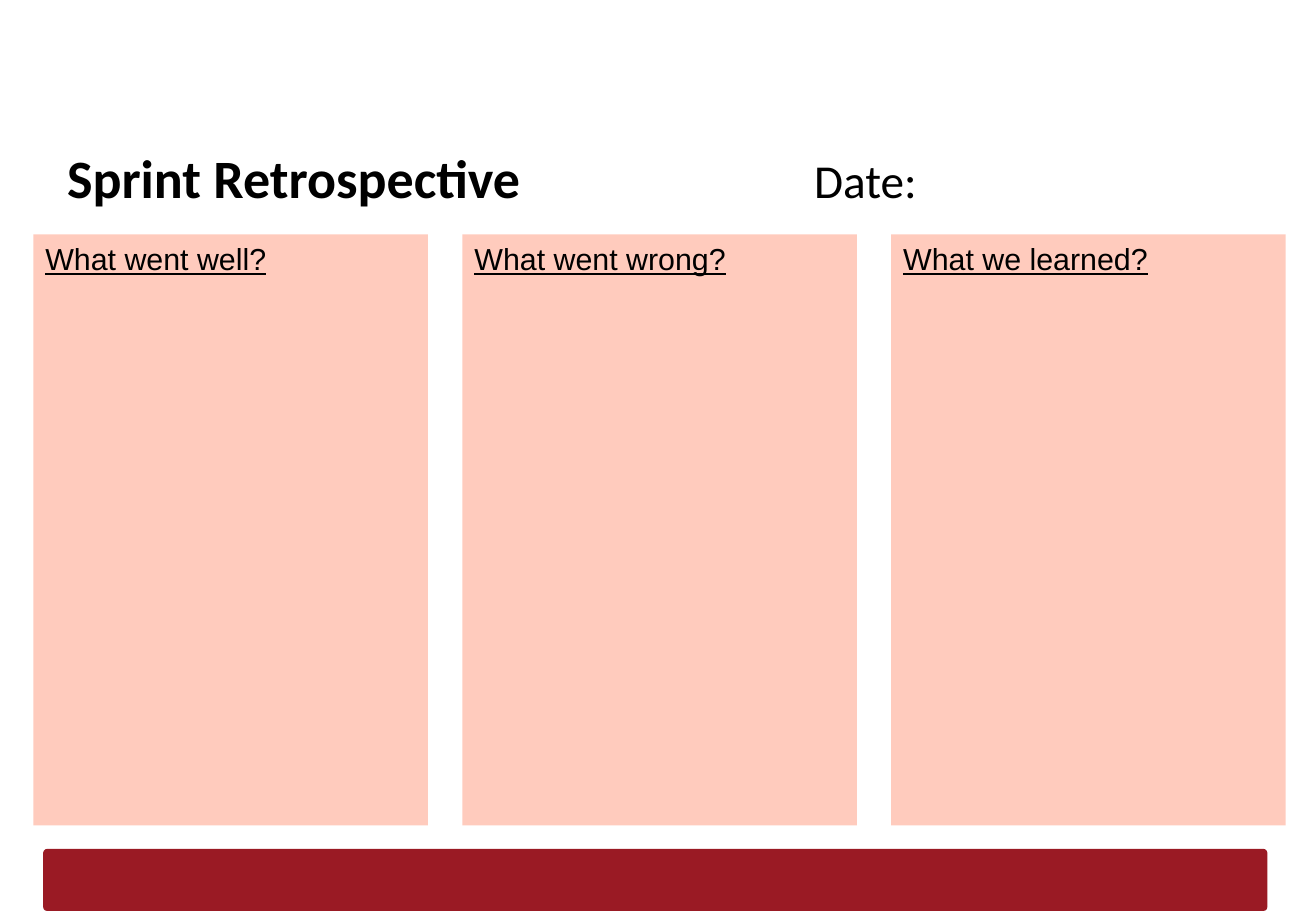
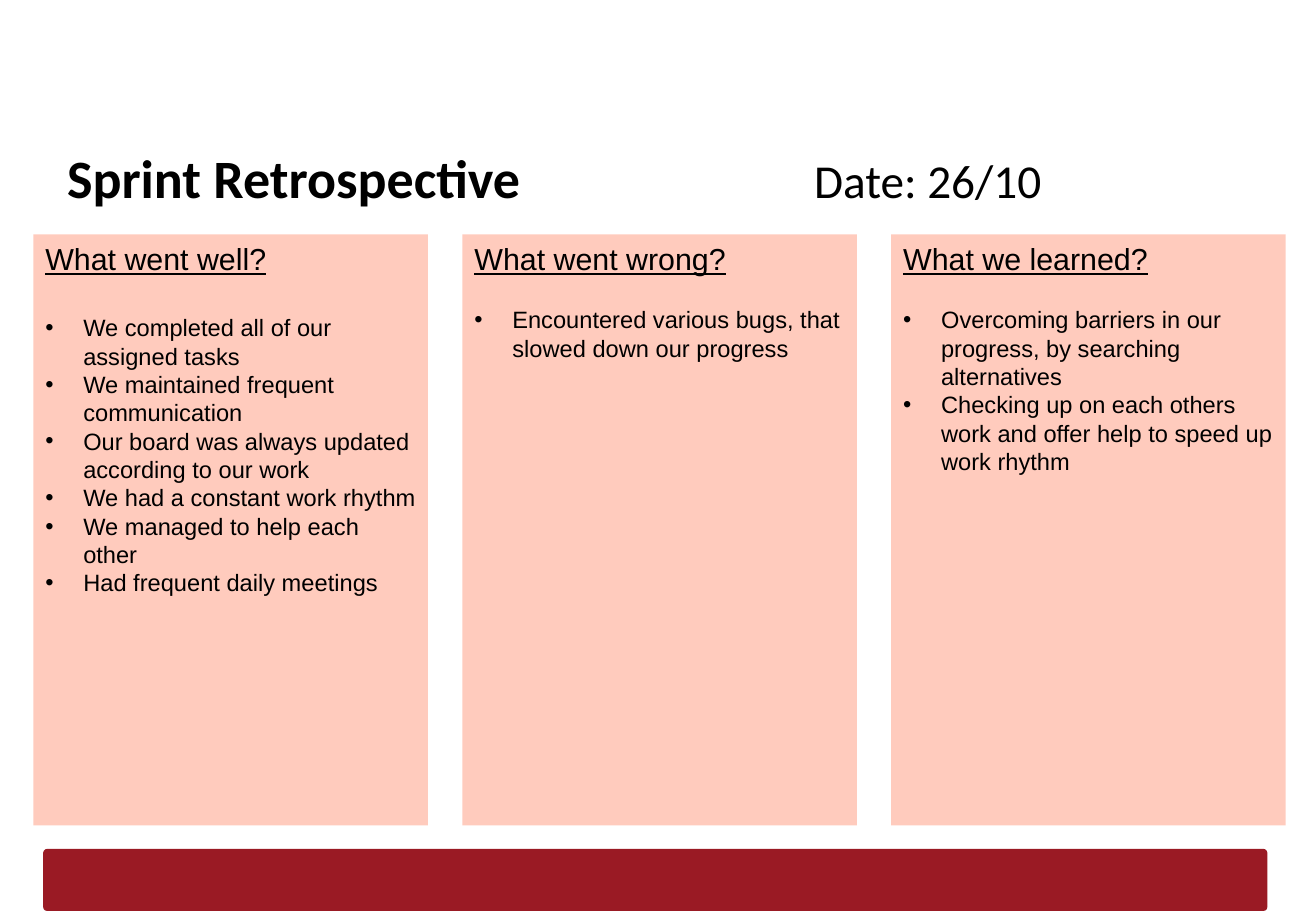
Before and after one commit to AfonsoMachado1892/Logistics-on-Rails, a slide deck: slide 11 of Scrum/LAPR3-Sprint1-Report_G092.pptx. Drawn at 1316x911 pixels with LibreOffice and Linux fonts; fonts in the diff are those of the drawing; background and template pictures are left out. Boxes give left, top, right and bottom in pixels: in the first picture for what was removed or moved away, otherwise in the second. Text is boxed around its words. In the diff, an @@ line names an element or a change of style, - is before the commit and + after.

Commit message:
[Sprint Review]: Updated Sprint Retrospective

```diff
--- a/Scrum/LAPR3-Sprint1-Report_G092.pptx
+++ b/Scrum/LAPR3-Sprint1-Report_G092.pptx
@@ title at (x1=67, y1=160, x2=1041, y2=207): text changed @@
-Sprint Retrospective Date:
+Sprint Retrospective Date: 26/10
@@ text in rectangle at (x1=83, y1=319, x2=415, y2=596): paragraphs added @@
+• We completed all of our assigned tasks
+• We maintained frequent communication
+• Our board was always updated according to our work
+• We had a constant work rhythm
+• We managed to help each other
+• Had frequent daily meetings
@@ text in rectangle at (x1=512, y1=311, x2=839, y2=362): paragraph added @@
+• Encountered various bugs, that slowed down our progress
@@ text in rectangle at (x1=941, y1=311, x2=1272, y2=475): paragraphs added @@
+• Overcoming barriers in our progress, by searching alternatives
+• Checking up on each others work and offer help to speed up work rhythm
```
Also in this commit, not shown: 2 other slides changed.
